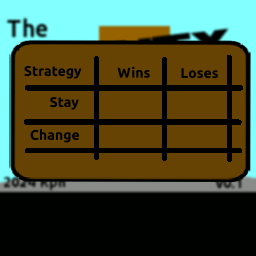
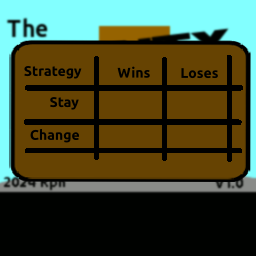
Layers edited between the first and the second w=256, h=256 image:
renamed "Calque de dessin 2 (collé)" to "Background", painted on it over [0, 16, 256, 194]
